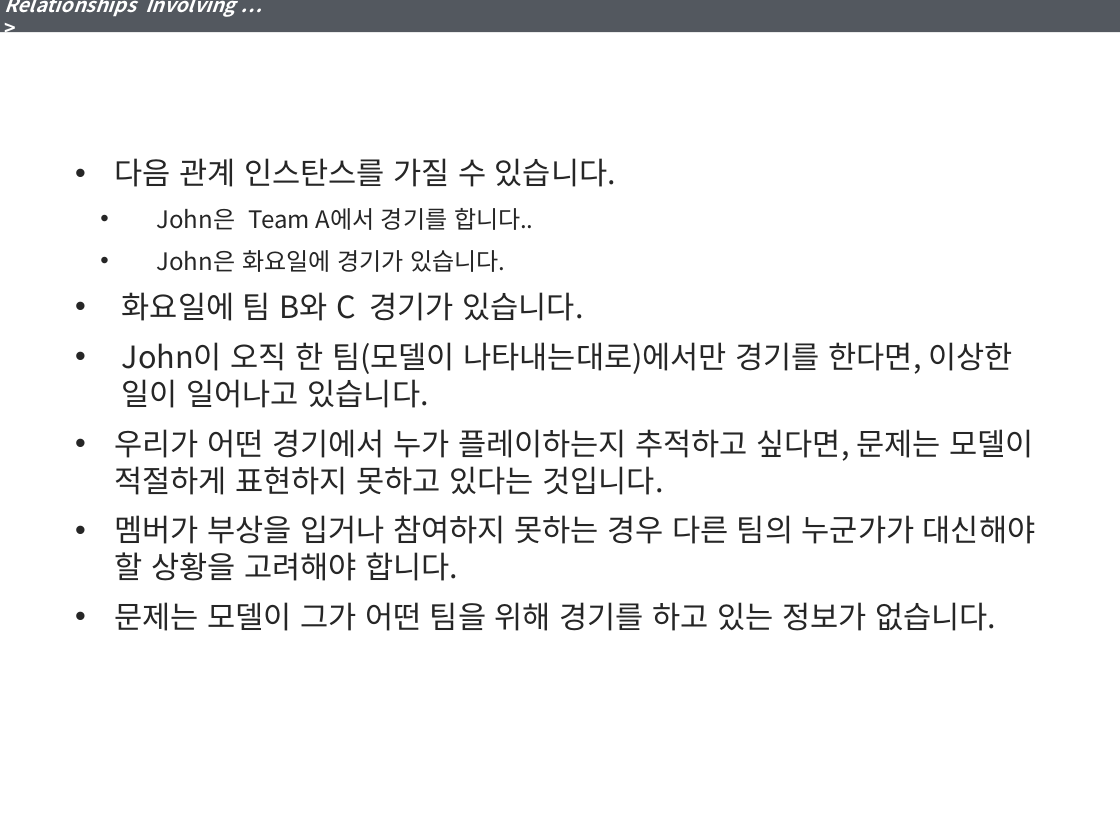
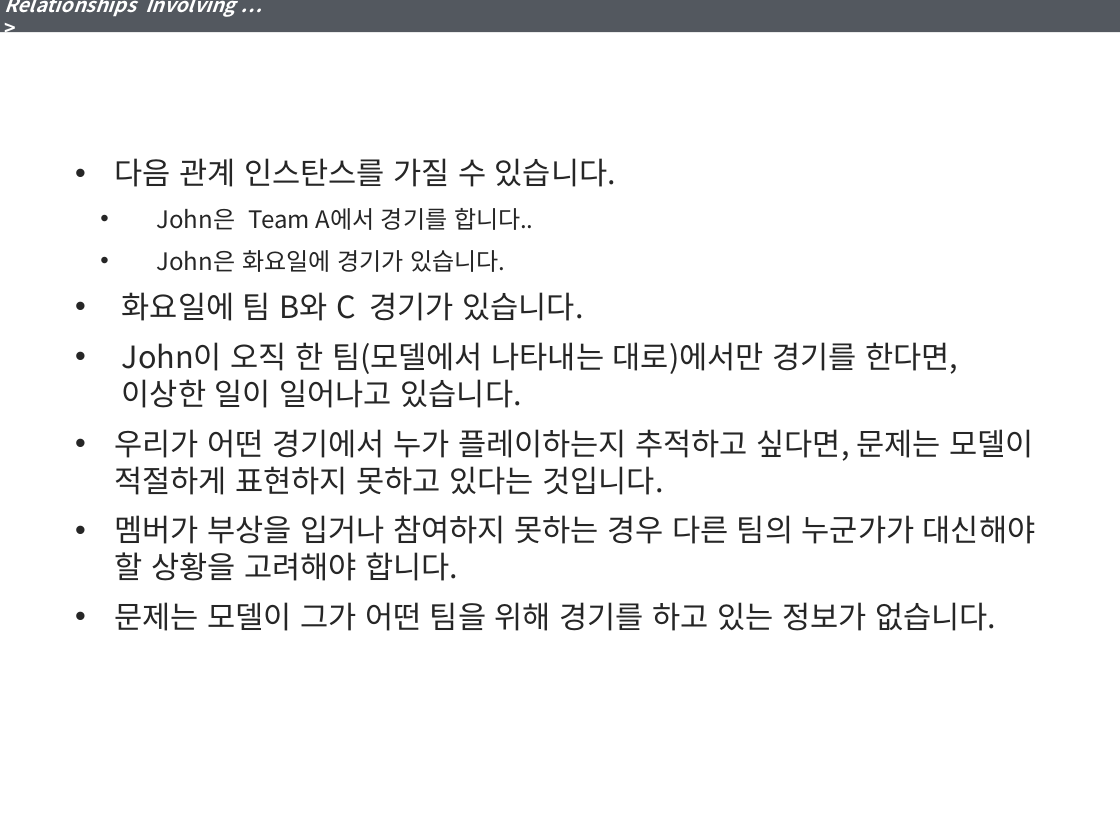
Before and after one commit to YoonJoon/KGarden, a slide deck: slide 36 of DBDesign/6_DevelopingaDataModel.pptx. Drawn at 1120x840 pixels with LibreOffice and Linux fonts; fonts in the diff are those of the drawing. Boxes give left, top, right and bottom in pixels: in the first picture for what was removed or moved away, otherwise in the second. Text is boxed around its words. In the diff, an @@ line names an element or a change of style, - is before the commit and + after.

```diff
--- a/DBDesign/6_DevelopingaDataModel.pptx
+++ b/DBDesign/6_DevelopingaDataModel.pptx
@@ text at <box>122,342,958,408</box>: text changed @@
-  • John이 오직 한 팀(모델이 나타내는대로)에서만 경기를 한다면, 이상한 일이 일어나고 있습니다.
+  • John이 오직 한 팀(모델에서 나타내는 대로)에서만 경기를 한다면, 이상한 일이 일어나고 있습니다.
```
Also in this commit, not shown: 7 other slides changed.
